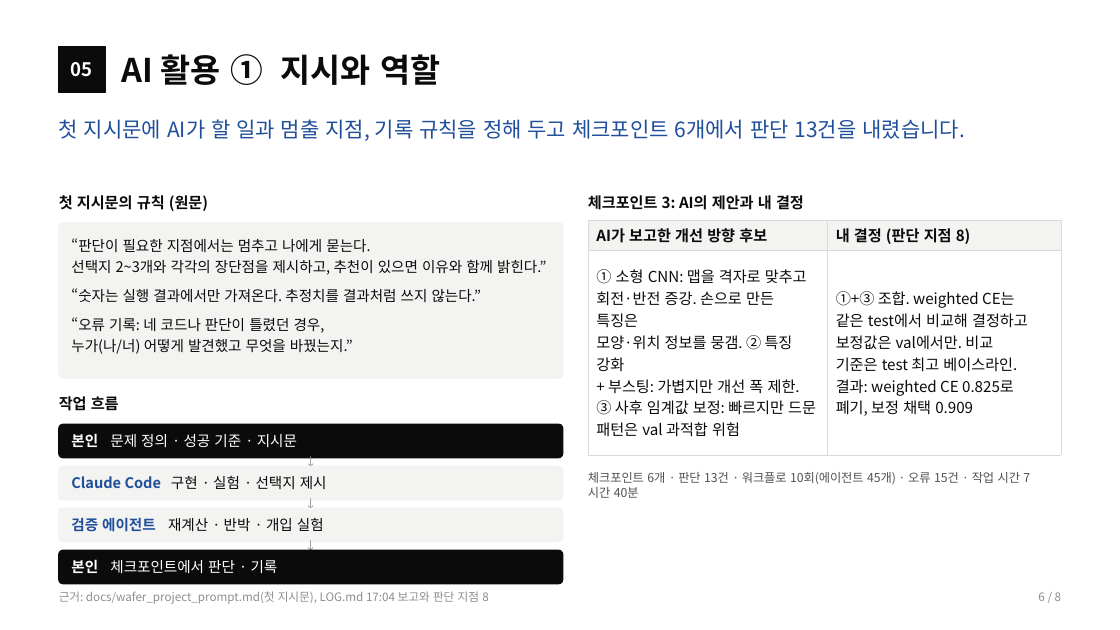
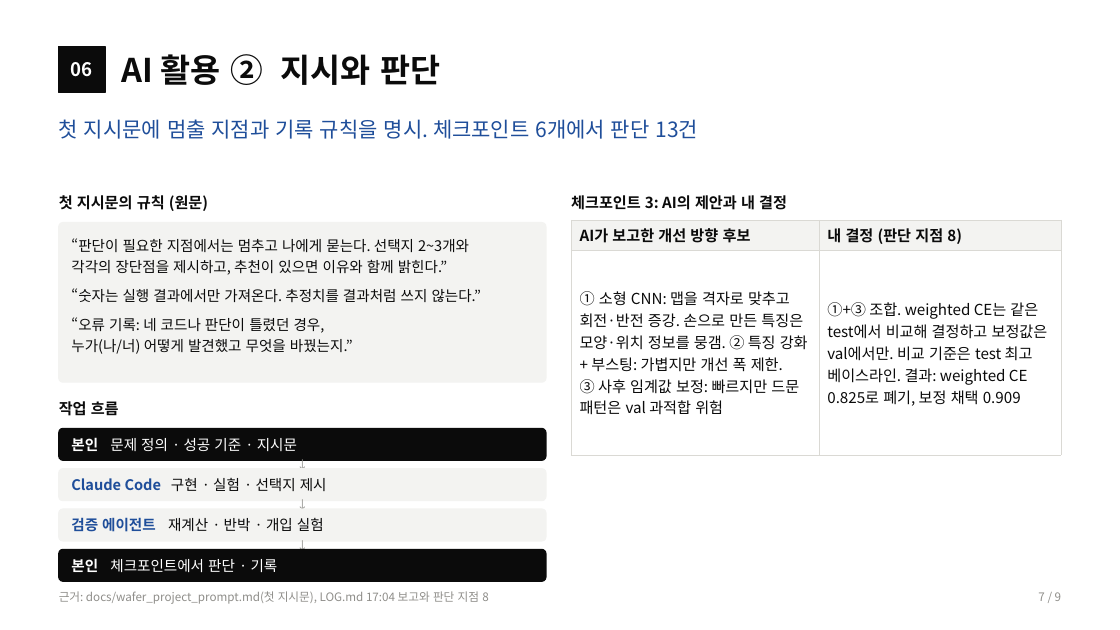
Before and after one commit to sl2ver/wm811k-wafer-defect-classification, a slide deck: slide 7 of portfolio/portfolio.pptx (slide 6 before the commit). Drawn at 1120x630 pixels with LibreOffice and Linux fonts; fonts in the diff are those of the drawing. Boxes give left, top, right and bottom in pixels: in the first picture for what was removed or moved away, otherwise in the second. Text is boxed around its words. In the diff, an @@ line names an element or a change of style, - is before the commit and + after.

```diff
--- a/portfolio/portfolio.pptx
+++ b/portfolio/portfolio.pptx
@@ text at (122,54,440,85): text changed @@
-AI 활용 ① 지시와 역할
+AI 활용 ② 지시와 판단
@@ text at (71,62,93,77): text changed @@
-05
+06
@@ text at (59,119,699,139): text changed @@
-첫 지시문에 AI가 할 일과 멈출 지점, 기록 규칙을 정해 두고 체크포인트 6개에서 판단 13건을 내렸습니다.
+첫 지시문에 멈출 지점과 기록 규칙을 명시. 체크포인트 6개에서 판단 13건
@@ text "체크포인트 3: AI의 제안과 내 ...": place and size @@
-text "체크포인트 3: AI의 제안과 내 ..." at (588,195,804,210)
+text "체크포인트 3: AI의 제안과 내 ..." at (571,195,787,210)
@@ rounded rectangle: place and size @@
-rounded rectangle at (59,223,563,378)
+rounded rectangle at (59,223,546,382)
@@ text "“판단이 필요한 지점에서는 멈추고 나에게 ..." rewrapped from (71,238,546,354) to (71,238,481,354) @@
@@ table: place and size @@
-table at (588,220,1061,441)
+table at (571,220,1061,419)
@@ text "작업 흐름": place and size @@
-text "작업 흐름" at (59,396,119,411)
+text "작업 흐름" at (59,401,119,416)
@@ proportions changed in 5 elements at (59,509,546,541), (59,469,546,501), (59,549,546,581), (59,223,546,382), (59,429,546,460) @@
@@ rounded rectangle: place and size @@
-rounded rectangle at (59,424,563,458)
+rounded rectangle at (59,429,546,460)
@@ text "본인 문제 정의 · 성공 ...": place and size @@
-text "본인 문제 정의 · 성공 ..." at (71,433,297,447)
+text "본인 문제 정의 · 성공 ..." at (71,437,297,451)
@@ rounded rectangle: place and size @@
-rounded rectangle at (59,466,563,500)
+rounded rectangle at (59,469,546,501)
@@ text "↓": place and size @@
-text "↓" at (298,455,323,469)
+text "↓" at (290,458,315,471)
@@ text removed at (588,472,1020,498) @@
-체크포인트 6개 · 판단 13건 · 워크플로 10회(에이전트 45개) · 오류 15건 · 작업 시간 7시간 40분
@@ rounded rectangle: place and size @@
-rounded rectangle at (59,508,563,542)
+rounded rectangle at (59,509,546,541)
@@ text "↓": place and size @@
-text "↓" at (298,497,323,511)
+text "↓" at (290,498,315,511)
@@ text "↓": place and size @@
-text "↓" at (298,539,323,553)
+text "↓" at (290,539,315,551)
@@ rounded rectangle: place and size @@
-rounded rectangle at (59,550,563,584)
+rounded rectangle at (59,549,546,581)
@@ text at (1038,592,1061,601): text changed @@
-6 / 8
+7 / 9
```
Also in this commit, not shown: 7 other slides changed, 1 slide added, 24 other files.
